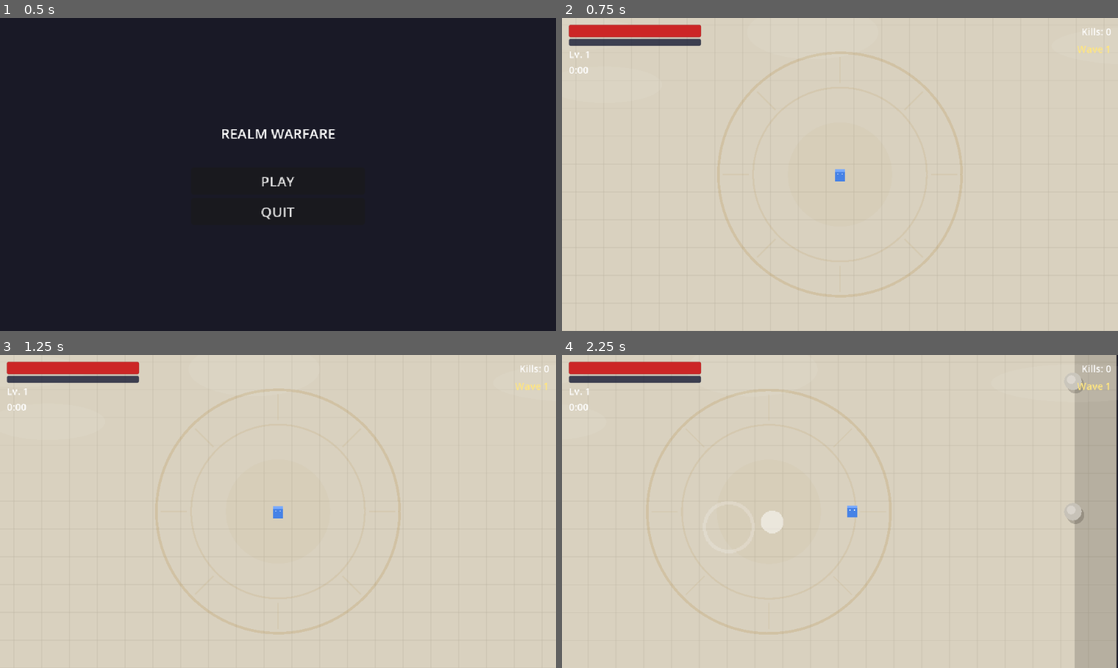
Above: before the commit, frames 1-4 (two rows, left to right).
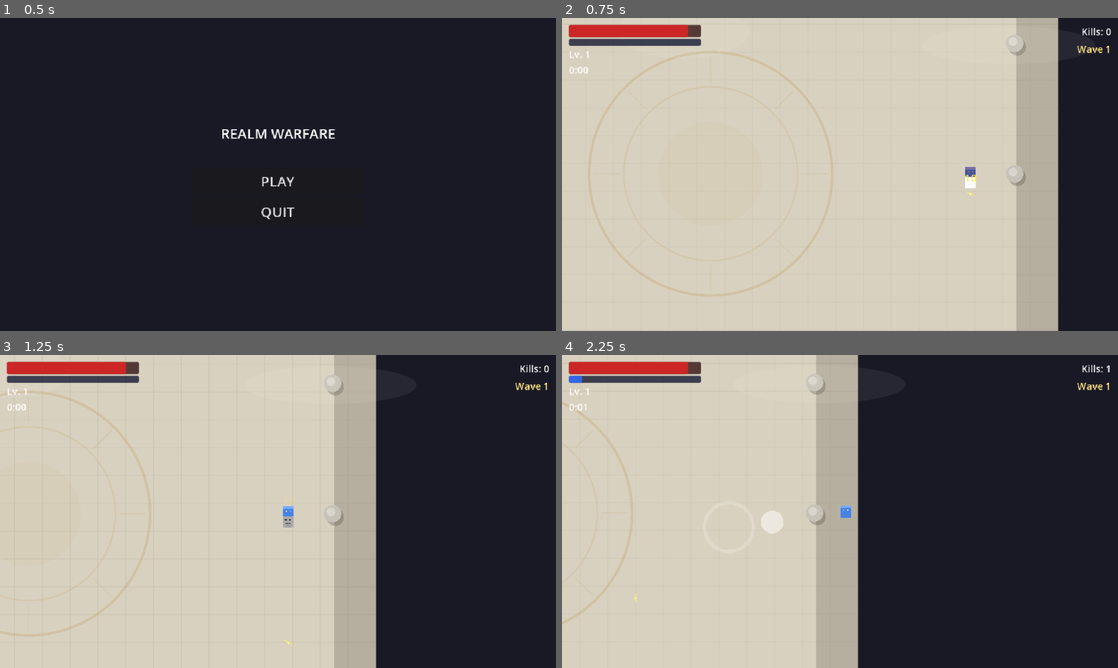
Above: after the commit, the same moments.

Repository: LshMakh/RealmWarfare
Game: Godot game, scene res://scenes/main_menu/main_menu.tscn
The game is run twice, just before and just after one commit, with the same random seed, the same clock (stepped at 60 frames per second) and the same inputs.
Inputs (mouse positions are in pixels of both pictures, inside the frame that each line leads up to):
- Up to frame 1 (0.5 s): no input
- Up to frame 2 (0.75 s): click "PLAY" at 0.5 s
- Up to frame 3 (1.25 s): no input
- Up to frame 4 (2.25 s): move the mouse to (962, 495) at 1.27 s; hold D (move_right) 1.28-2 s; click (962, 495) at 1.42 s; drag from (728, 527) to (862, 511) at 2.02 s

Frame 1 is identical in both runs. In frame 2, 20% of the frame differs, in the area x 4-100%, y 0-100%; in frame 3, 41%; in frame 4, 55%, in the area x 0-100%, y 0-100%.
Error before the commit: Parse Error: Cannot assign a value of type WaveManager.State to variable "_state" with specified type State. (res://scripts/systems/wave_manager.gd:25)

Commit message:
fix: rename State enum to WaveState to avoid class_name collision, fix _flash_hit tween reference

Diff:
--- a/scripts/entities/enemy_base.gd
+++ b/scripts/entities/enemy_base.gd
@@ -495,8 +495,8 @@
 	if data and data.is_boss:
 		restore_color = _boss_base_color()
 	_flash_tween = create_tween()
-	tween.tween_property(sprite, "modulate", Color(10, 10, 10, 1), 0.05)
-	tween.tween_property(sprite, "modulate", restore_color, 0.05)
+	_flash_tween.tween_property(sprite, "modulate", Color(10, 10, 10, 1), 0.05)
+	_flash_tween.tween_property(sprite, "modulate", restore_color, 0.05)
 
 
 func _spawn_damage_number(amount: int) -> void:
--- a/scripts/systems/wave_manager.gd
+++ b/scripts/systems/wave_manager.gd
@@ -1,7 +1,7 @@
 class_name WaveManager
 extends Node
 
-enum State { IDLE, SPAWNING, ACTIVE, BREATHER, BOSS, DONE }
+enum WaveState { IDLE, SPAWNING, ACTIVE, BREATHER, BOSS, DONE }
 
 @export var enemy_pool: ObjectPool
 @export var xp_pool: ObjectPool
@@ -22,7 +22,7 @@
 var enemy_lookup: Dictionary = {}  # {"skeleton": EnemyData, ...}
 
 # State machine
-var _state: State = State.IDLE
+var _state: WaveState = WaveState.IDLE
 var _current_wave_index: int = -1
 var _current_wave_data: WaveData = null
 var _run_time: float = 0.0
@@ -57,17 +57,17 @@
 	GameState.run_time = _run_time
 
 	match _state:
-		State.IDLE:
+		WaveState.IDLE:
 			_start_next_wave()
-		State.SPAWNING:
+		WaveState.SPAWNING:
 			_process_spawning(delta)
-		State.ACTIVE:
+		WaveState.ACTIVE:
 			_process_active(delta)
-		State.BREATHER:
+		WaveState.BREATHER:
 			_process_breather(delta)
-		State.BOSS:
+		WaveState.BOSS:
 			_process_boss(delta)
-		State.DONE:
+		WaveState.DONE:
 			pass
 
 
@@ -92,7 +92,7 @@
 	_sub_wave_timer = 0.0  # spawn first batch immediately
 	_wave_enemies_remaining = 0
 	_wave_timer = 0.0
-	_state = State.SPAWNING
+	_state = WaveState.SPAWNING
 
 
 func _process_spawning(delta: float) -> void:
@@ -110,7 +110,7 @@
 
 	# All sub-waves dispatched — transition to ACTIVE
 	if _sub_waves_remaining <= 0:
-		_state = State.ACTIVE
+		_state = WaveState.ACTIVE
 
 
 func _process_active(delta: float) -> void:
@@ -130,13 +130,13 @@
 func _end_wave() -> void:
 	GameEvents.wave_cleared.emit(_current_wave_data.wave_number)
 	_breather_timer = _current_wave_data.breather_duration
-	_state = State.BREATHER
+	_state = WaveState.BREATHER
 
 
 func _process_breather(delta: float) -> void:
 	_breather_timer -= delta
 	if _breather_timer <= 0.0:
-		_state = State.IDLE  # IDLE triggers _start_next_wave on next frame
+		_state = WaveState.IDLE  # IDLE triggers _start_next_wave on next frame
 
 
 func _spawn_boss() -> void:
@@ -150,7 +150,7 @@
 		boss.global_position = spawn_pos
 		boss.initialize(boss_data, player)
 		GameEvents.boss_spawned.emit(boss)
-	_state = State.BOSS
+	_state = WaveState.BOSS
 
 
 func _process_boss(delta: float) -> void:
@@ -297,7 +297,7 @@
 
 
 func _on_boss_died(pos: Vector2) -> void:
-	_state = State.DONE
+	_state = WaveState.DONE
 	# Drop 10x XP gems in a burst pattern around the boss death position
 	if not xp_pool or not player:
 		return
